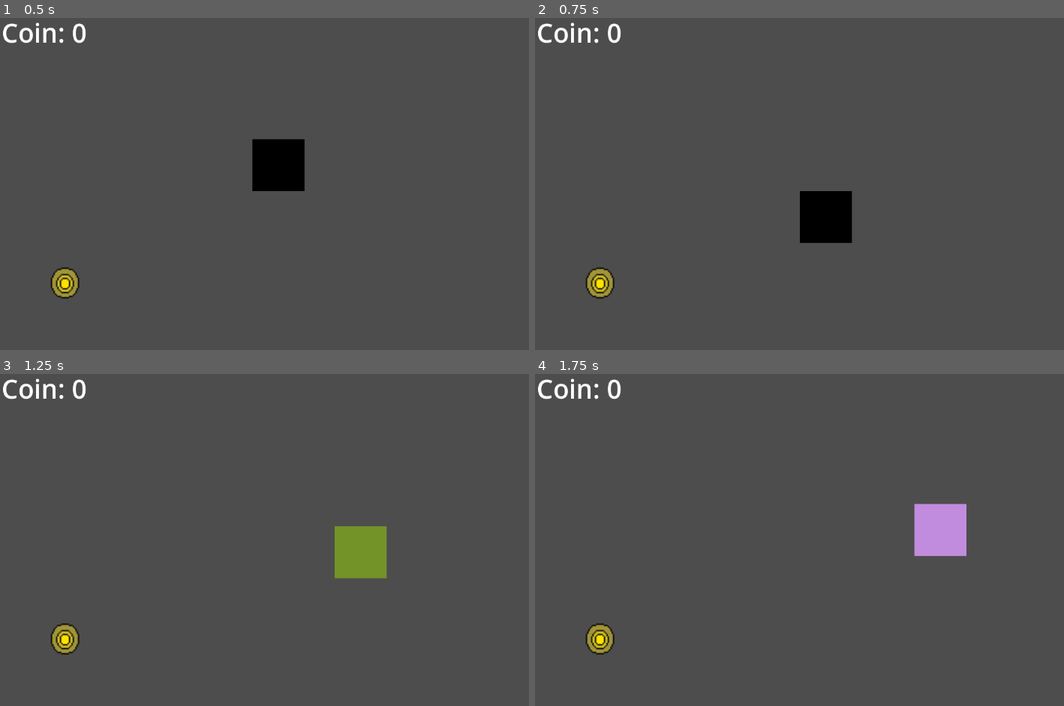
Above: before the commit, frames 1-4 (two rows, left to right).
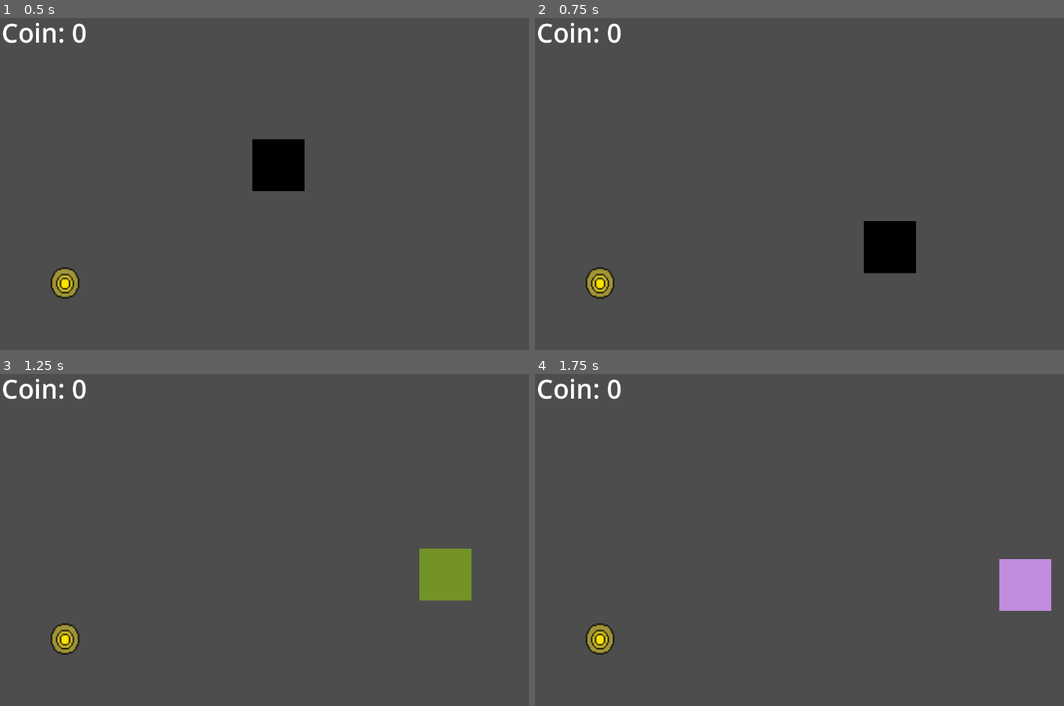
Above: after the commit, the same moments.

Repository: CD1FOX/MovingSquare
Game: Godot game, scene res://Scenes/main.tscn
The game is run twice, just before and just after one commit, with the same random seed, the same clock (stepped at 60 frames per second) and the same inputs. Sound files missing from this copy of the repository are replaced by a short silence.
Inputs (mouse positions are in pixels of both pictures, inside the frame that each line leads up to):
- Up to frame 1 (0.5 s): no input
- Up to frame 2 (0.75 s): move the mouse to (968, 164) at 0.52 s; hold D (Right) from 0.53 s (still down); tap Keypad 2 (Dash, bound only after the commit) at 0.6 s
- Up to frame 3 (1.25 s): keep holding D (Right); tap W (Jump) at 0.77 s; tap Keypad 1 (Dash, bound only before the commit) at 0.8 s
- Up to frame 4 (1.75 s): keep holding D (Right); move the mouse to (714, 553) at 1.27 s; tap Keypad 1 (Dash, bound only before the commit) at 1.35 s; tap W (Jump) at 1.52 s; tap Keypad 3 (Slow Motion, bound only after the commit) at 1.55 s

Frame 1 is identical in both runs. In frame 2, 3.1% of the frame differs, in the area x 50-73%, y 52-77%; in frame 3, 3.1%; in frame 4, 3.1%.

Commit message:
Update
Added:
- Sound effects
  1. Walking Sound Effect
  2.  Dashing Sound Effect
  3. Slow Motion Sound Effect
  4. Coin Collected Sound Effect

Diff:
--- a/Entity/Player/player.gd
+++ b/Entity/Player/player.gd
@@ -36,6 +36,10 @@
 
 	#Slow Motion
 	if Input.is_action_just_pressed("Slow Motion") and not isSlowMotion and slowMotionCooldownTimer <= 0:
+		if not $SlowMotionSound.playing:
+			$SlowMotionSound.play()
+		else:
+			$SlowMotionSound.stop()
 		isSlowMotion = true
 		if Engine.time_scale == 1.0:
 			Engine.time_scale = 0.3
@@ -62,6 +66,10 @@
 
 	#Dash Input
 	if Input.is_action_just_pressed("Dash") and not isDashing and dashCooldownTimer <= 0:
+		if not $DashingSound.playing:
+			$DashingSound.play()
+		else:
+			$DashingSound.stop()
 		isDashing = true
 		dashTimer = dashDuration
 		dashDirection = direction if direction != 0 else sign(velocity.x)
@@ -96,6 +104,14 @@
 	if slowMotionCooldownTimer != 0:
 		slowMotionCooldownTimer -= delta
 
+	#Handles Sound Effects
+	if direction != 0:
+		if not $WalkingSound.playing and is_on_floor():
+			$WalkingSound.play()
+	else:
+		$WalkingSound.stop()
+
+
 
 	#Move the character
 	move_and_slide()
--- a/Entity/Player/player.tscn
+++ b/Entity/Player/player.tscn
@@ -1,6 +1,9 @@
-[gd_scene load_steps=3 format=3 uid="uid://bev7isxv7avk2"]
+[gd_scene load_steps=6 format=3 uid="uid://bev7isxv7avk2"]
 
 [ext_resource type="Script" uid="uid://cdf3hr2pih6a5" path="res://Entity/Player/player.gd" id="1_xw21c"]
+[ext_resource type="AudioStream" uid="uid://8hm2rnkkr8j8" path="res://Assets/Audio/WalkingSound.wav" id="2_x1f5c"]
+[ext_resource type="AudioStream" uid="uid://c3jt7fcggy2gc" path="res://Assets/Audio/DashingSound.mp3" id="3_qb0yx"]
+[ext_resource type="AudioStream" uid="uid://bexwcsio24d26" path="res://Assets/Audio/SlowMotionSound.wav" id="4_viyt1"]
 
 [sub_resource type="RectangleShape2D" id="RectangleShape2D_su0ot"]
 size = Vector2(81.255, 81.255)
@@ -20,3 +23,15 @@
 position = Vector2(-0.174999, -0.174999)
 scale = Vector2(1.235, 1.235)
 shape = SubResource("RectangleShape2D_su0ot")
+
+[node name="WalkingSound" type="AudioStreamPlayer2D" parent="."]
+stream = ExtResource("2_x1f5c")
+volume_db = 24.0
+
+[node name="DashingSound" type="AudioStreamPlayer2D" parent="."]
+stream = ExtResource("3_qb0yx")
+volume_db = 24.0
+
+[node name="SlowMotionSound" type="AudioStreamPlayer2D" parent="."]
+stream = ExtResource("4_viyt1")
+volume_db = 24.0
--- a/Environment/Collectibles/coin.gd
+++ b/Environment/Collectibles/coin.gd
@@ -2,12 +2,23 @@
 
 var player
 var scoreCounterLabel
+const soundEffectTimer = 0.5
 
 func _ready() -> void:
 	player = $"../../Player"
 	scoreCounterLabel = $"../../ScoreCounter"
 
+
 func _on_body_entered(body: Node2D) -> void:
 	if body == player:
+		if not $CoinCollectedSound.playing:
+			$CoinCollectedSound.play()
+			$".".visible = false
+		else:
+			$CoinCollectedSound.stop()
 		Global.score += 1
+
+
+
+func _on_coin_collected_sound_finished() -> void:
 	queue_free()
--- a/Environment/Collectibles/coin.tscn
+++ b/Environment/Collectibles/coin.tscn
@@ -1,7 +1,8 @@
-[gd_scene load_steps=4 format=3 uid="uid://bauv7helxeaqg"]
+[gd_scene load_steps=5 format=3 uid="uid://bauv7helxeaqg"]
 
 [ext_resource type="Script" uid="uid://bhm2mhd3o7oy0" path="res://Environment/Collectibles/coin.gd" id="1_b4ofs"]
 [ext_resource type="Texture2D" uid="uid://6ovt6p7to0xq" path="res://Assets/Coin.png" id="2_hgpgs"]
+[ext_resource type="AudioStream" uid="uid://ca70niuf8amdb" path="res://Assets/Audio/CoinCollected.wav" id="3_hgpgs"]
 
 [sub_resource type="CapsuleShape2D" id="CapsuleShape2D_gfgjp"]
 radius = 11.0
@@ -19,4 +20,9 @@
 scale = Vector2(2.465, 2.465)
 shape = SubResource("CapsuleShape2D_gfgjp")
 
+[node name="CoinCollectedSound" type="AudioStreamPlayer2D" parent="."]
+stream = ExtResource("3_hgpgs")
+volume_db = 24.0
+
 [connection signal="body_entered" from="." to="." method="_on_body_entered"]
+[connection signal="finished" from="CoinCollectedSound" to="." method="_on_coin_collected_sound_finished"]
--- a/project.godot
+++ b/project.godot
@@ -27,17 +27,17 @@
 
 Sprint={
 "deadzone": 0.2,
-"events": [Object(InputEventKey,"resource_local_to_scene":fa …(144 unchanged characters)… alse,"keycode":0,"physical_keycode":4194325,"key_label":0,"unicode":0,"location":0,"echo":false,"script":null)
+"events": [Object(InputEventKey,"resource_local_to_scene":fa …(144 unchanged characters)… alse,"keycode":0,"physical_keycode":4194439,"key_label":0,"unicode":0,"location":0,"echo":false,"script":null)
 ]
 }
 Dash={
 "deadzone": 0.2,
-"events": [Object(InputEventKey,"resource_local_to_scene":fa …(145 unchanged characters)… lse,"keycode":0,"physical_keycode":4194439,"key_label":0,"unicode":0,"location":0,"echo":false,"script":null)
+"events": [Object(InputEventKey,"resource_local_to_scene":fa …(145 unchanged characters)… lse,"keycode":0,"physical_keycode":4194440,"key_label":0,"unicode":0,"location":0,"echo":false,"script":null)
 ]
 }
 "Slow Motion"={
 "deadzone": 0.2,
-"events": [Object(InputEventKey,"resource_local_to_scene":fa …(146 unchanged characters)… se,"keycode":0,"physical_keycode":4194440,"key_label":0,"unicode":0,"location":0,"echo":false,"script":null)
+"events": [Object(InputEventKey,"resource_local_to_scene":fa …(146 unchanged characters)… se,"keycode":0,"physical_keycode":4194441,"key_label":0,"unicode":0,"location":0,"echo":false,"script":null)
 ]
 }
 Left={
Not shown, added: Assets/Audio/CoinCollected.wav.import
Not shown, added: Assets/Audio/DashingSound.mp3.import
Not shown, added: Assets/Audio/SlowMotionSound.wav.import
Not shown, added: Assets/Audio/WalkingSound.wav.import
Not shown, added: Assets/Audio/CoinCollected.wav
Not shown, added: Assets/Audio/DashingSound.mp3
Not shown, added: Assets/Audio/SlowMotionSound.wav
Not shown, added: Assets/Audio/WalkingSound.wav
